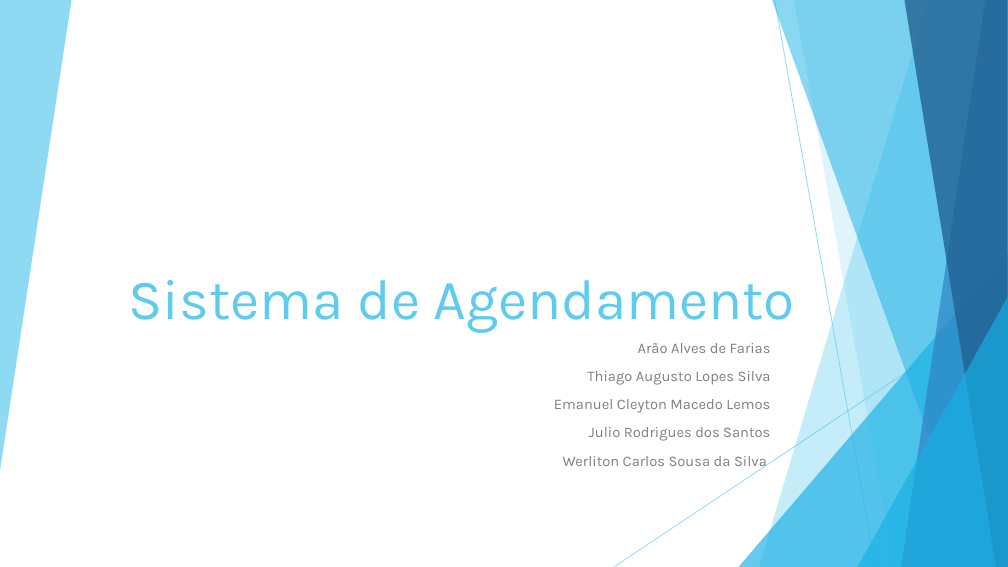
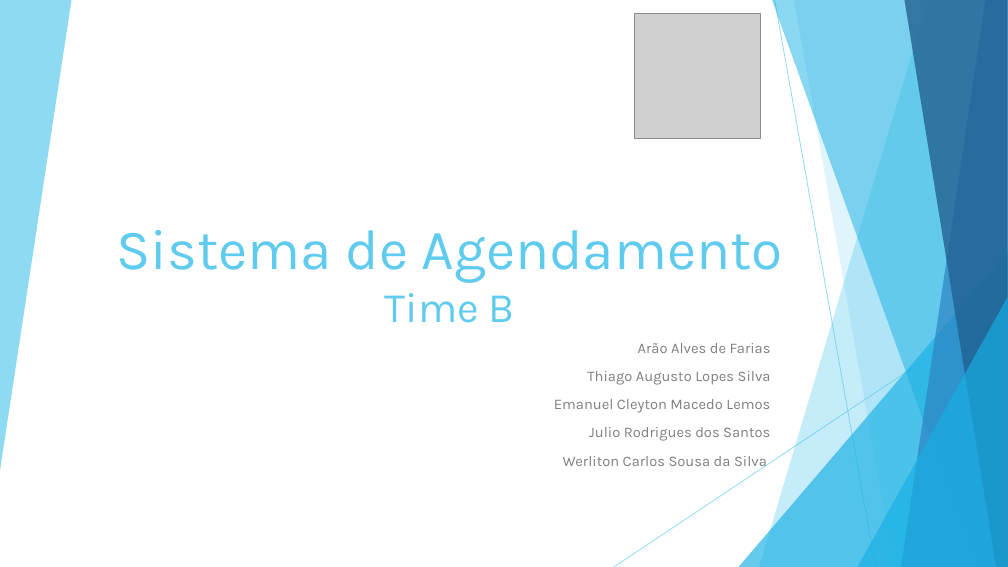
Before and after one commit to julioxrs/PROVA-TIME-B, a slide deck: slide 1 of Documentação/Apresentação/Sistema de Agendamento.pptx. Drawn at 1008x567 pixels with LibreOffice and Linux fonts; fonts in the diff are those of the drawing; grey boxes stand for pictures. Boxes give left, top, right and bottom in pixels: in the first picture for what was removed or moved away, otherwise in the second. Text is boxed around its words. In the diff, an @@ line names an element or a change of style, - is before the commit and + after.

```diff
--- a/Documentação/Apresentação/Sistema de Agendamento.pptx
+++ b/Documentação/Apresentação/Sistema de Agendamento.pptx
@@ picture added at bbox=[635, 14, 761, 138] @@
@@ title at bbox=[117, 230, 783, 323]: text changed @@
-Sistema de Agendamento
+Sistema de Agendamento
+Time B
```
Also in this commit, not shown: 8 slides added, 1 other file.
